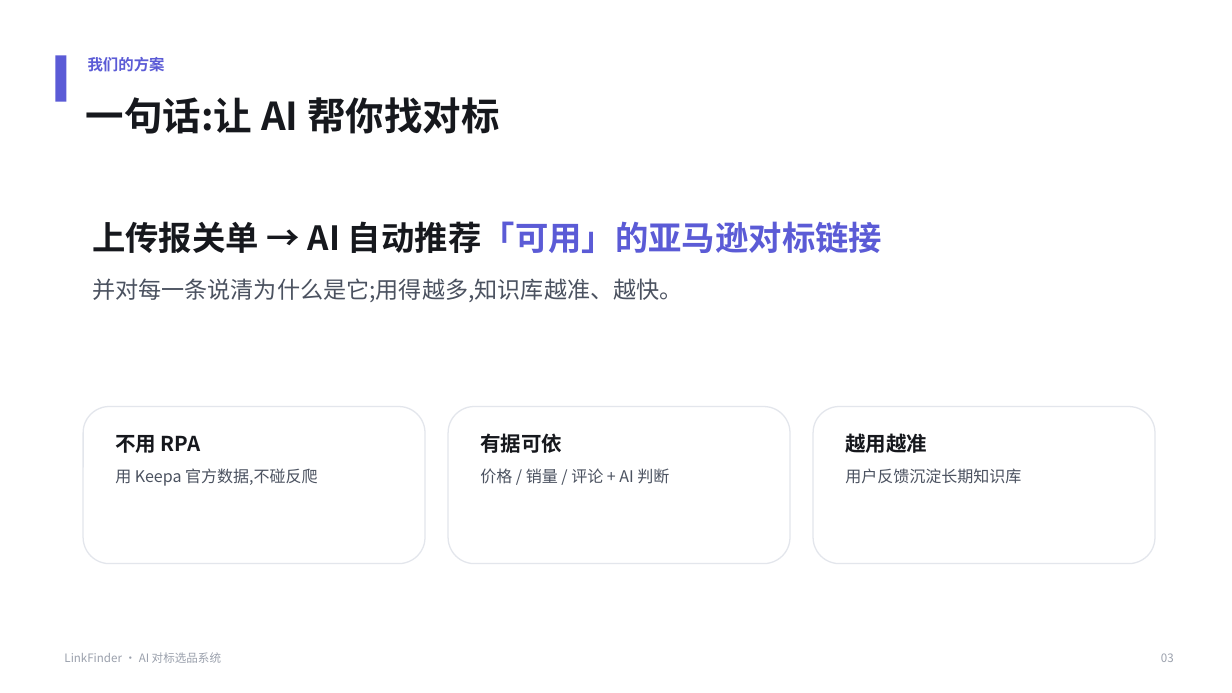
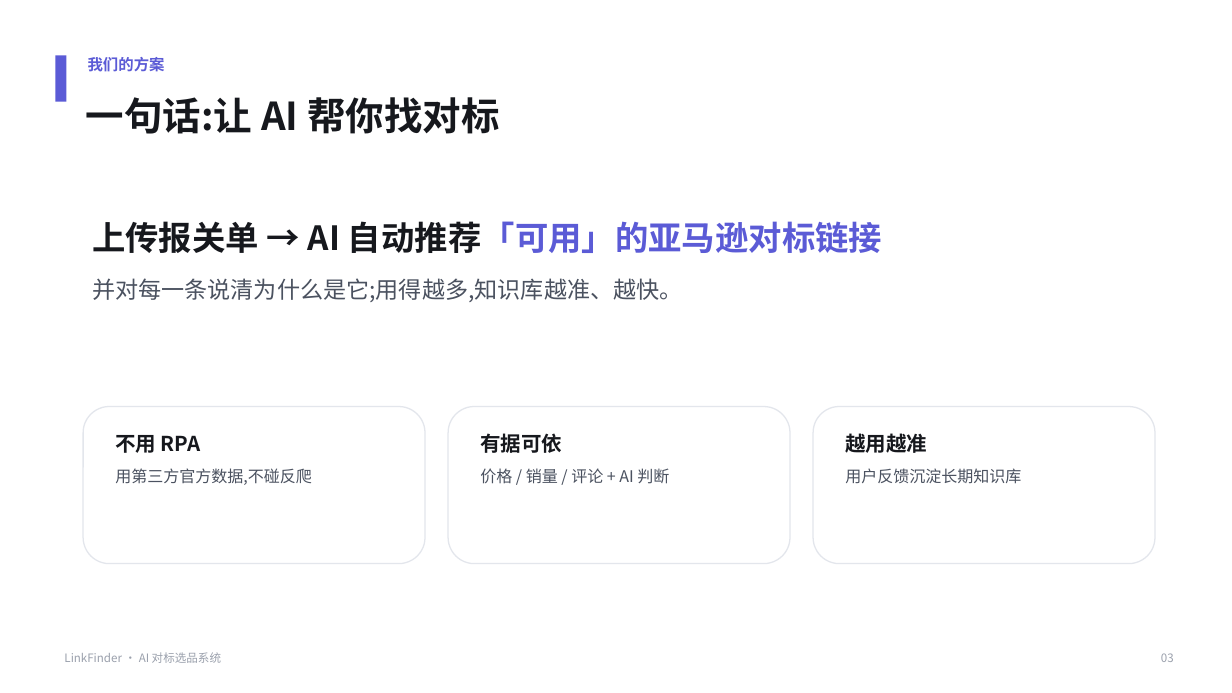
Before and after one commit to Rayyyyy1202/New_ENV, a slide deck: slide 3 of 销售PPT-Amazon对标选品系统.pptx. Drawn at 1232x693 pixels with LibreOffice and Linux fonts; fonts in the diff are those of the drawing. Boxes give left, top, right and bottom in pixels: in the first picture for what was removed or moved away, otherwise in the second. Text is boxed around its words. In the diff, an @@ line names an element or a change of style, - is before the commit and + after.

```diff
--- a/销售PPT-Amazon对标选品系统.pptx
+++ b/销售PPT-Amazon对标选品系统.pptx
@@ text at [115, 468, 312, 485]: text changed @@
-用 Keepa 官方数据,不碰反爬
+用第三方官方数据,不碰反爬
```
Also in this commit, not shown: 7 other slides changed, 4 other files.
